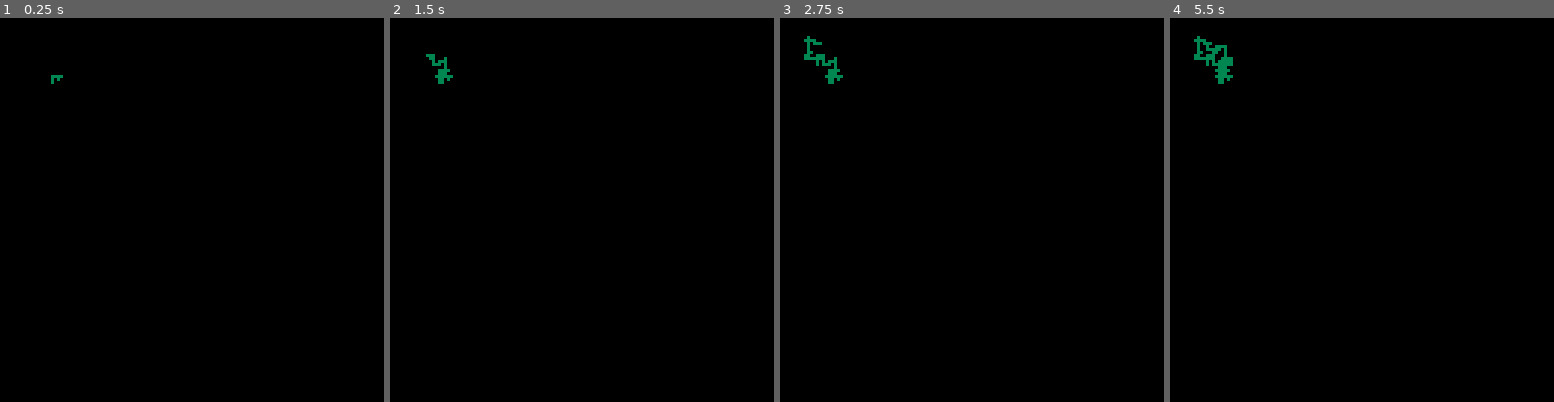
Above: before the commit, frames 1-4 (left to right).
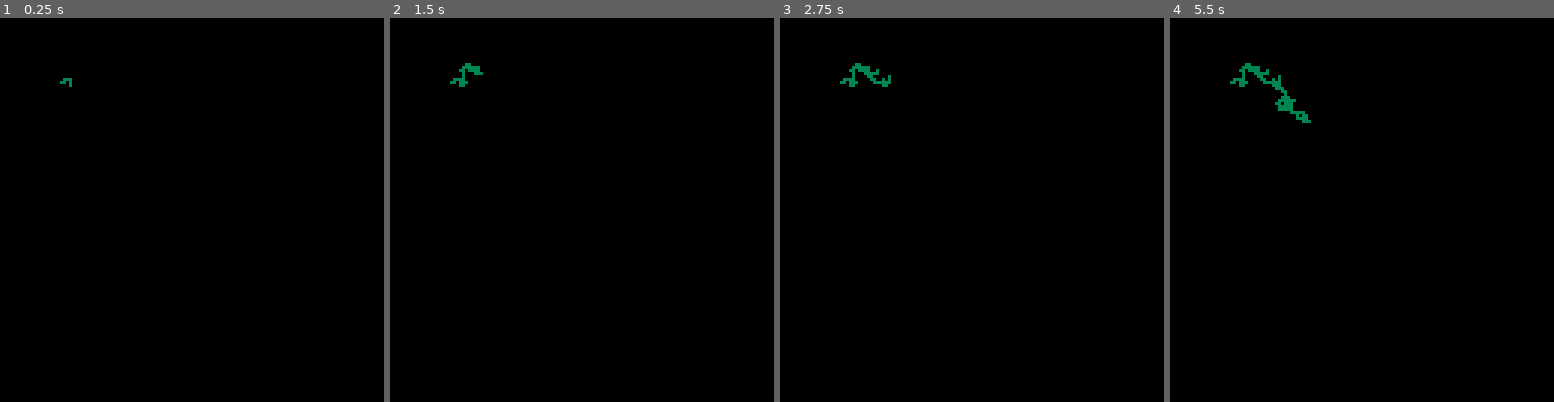
Above: after the commit, the same moments.

Repository: julioolvr/nature_of_code
Game: PICO-8 cartridge nature_of_code.p8
Two runs of this game, one before a commit and one after it. Both use one fixed random seed, a clock stepped at 60 frames per second and the inputs below.
Inputs:
- Up to frame 1 (0.25 s): no input
- Up to frame 2 (1.5 s): no input
- Up to frame 3 (2.75 s): no input
- Up to frame 4 (5.5 s): no input

The runs differ from the first frame. In frame 1, less than 0.1% of the frame differs, in the area x 13-19%, y 14-18%; in frame 2, 0.4%; in frame 3, 0.6%; in frame 4, 1.1%, in the area x 6-37%, y 4-28%.

Commit message:
Biased steps

Diff:
--- a/nature_of_code.p8
+++ b/nature_of_code.p8
@@ -4,12 +4,22 @@
 
 player = { x = 20, y = 20 }
 
-function player:step()
+function player:random_step()
   direction = flr(rnd(4))
 
   if direction == 0 then self.x += 1
   elseif direction == 1 then self.x -= 1
   elseif direction == 2 then self.y += 1
+  else self.y -= 1
+  end
+end
+
+function player:biased_step()
+  direction = rnd(1)
+
+  if direction < 0.4 then self.x += 1
+  elseif direction < 0.6 then self.x -= 1
+  elseif direction < 0.8 then self.y += 1
   else self.y -= 1
   end
 end
@@ -29,6 +39,6 @@
 end
 
 function _draw()
-  player:step()
+  player:biased_step()
   player:draw()
 end
